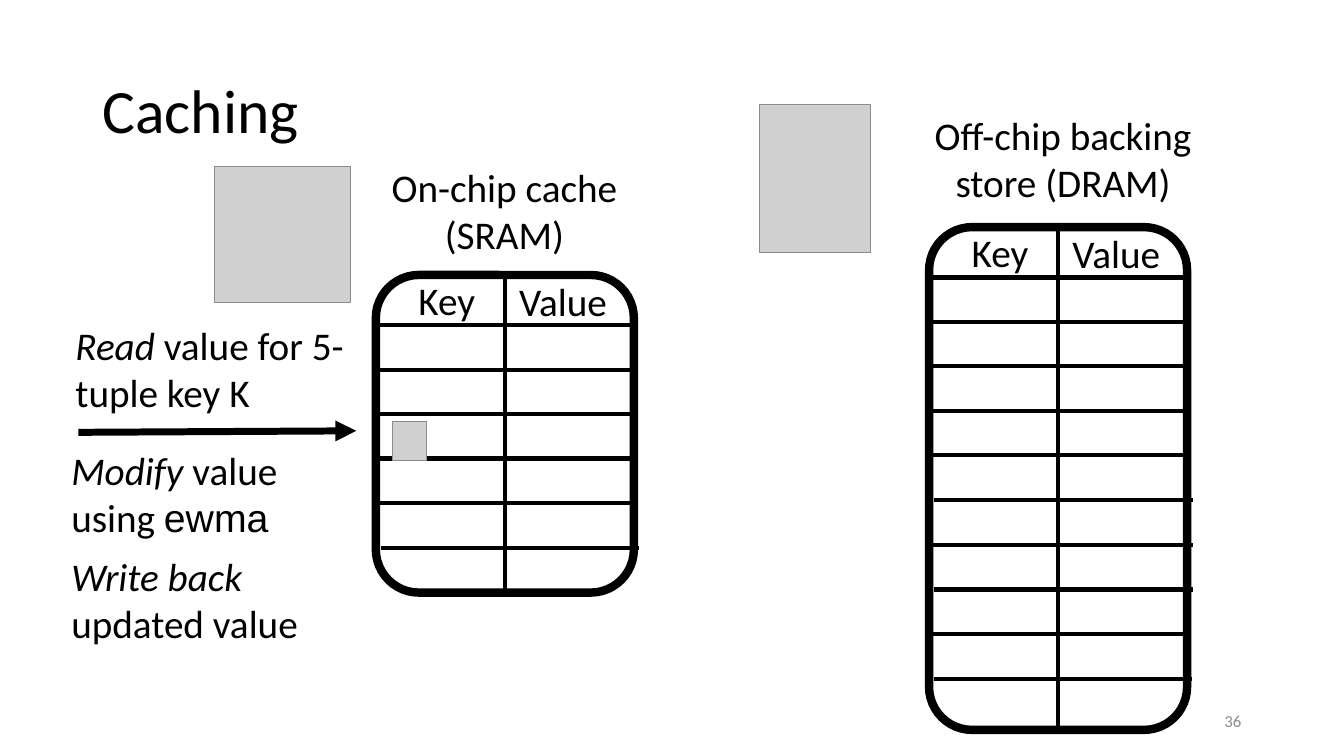
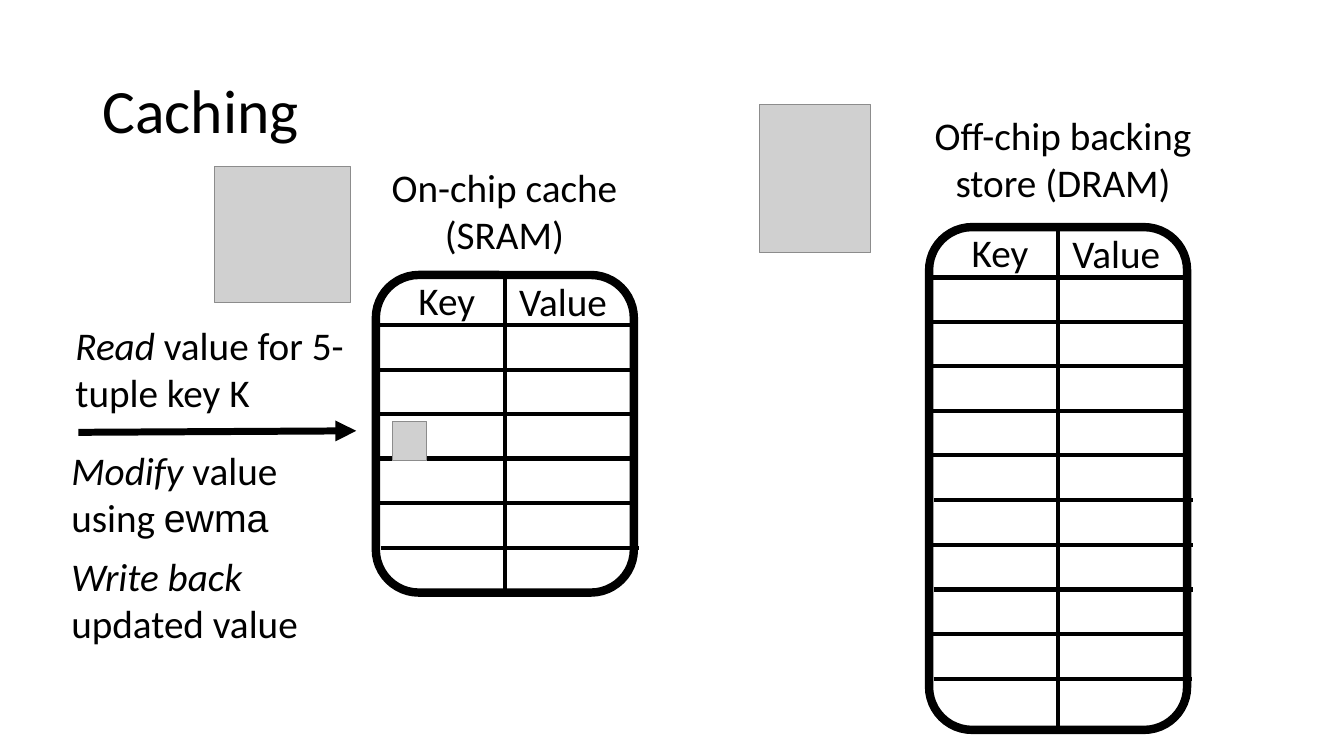
Before and after one commit to anirudhSK/pifo-domino-marple-ppts, a slide deck: slide 36 of uw_talk.pptx. Drawn at 1344x756 pixels with LibreOffice and Linux fonts; fonts in the diff are those of the drawing; grey boxes stand for pictures. Boxes give left, top, right and bottom in pixels: in the first picture for what was removed or moved away, otherwise in the second. Text is boxed around its words. In the diff, an @@ line names an element or a change of style, - is before the commit and + after.

```diff
--- a/uw_talk.pptx
+++ b/uw_talk.pptx
@@ page number removed at box(1224, 716, 1241, 727) @@
-36
```
Also in this commit, not shown: 16 other slides changed, 2 slides added, 1 slide removed.
